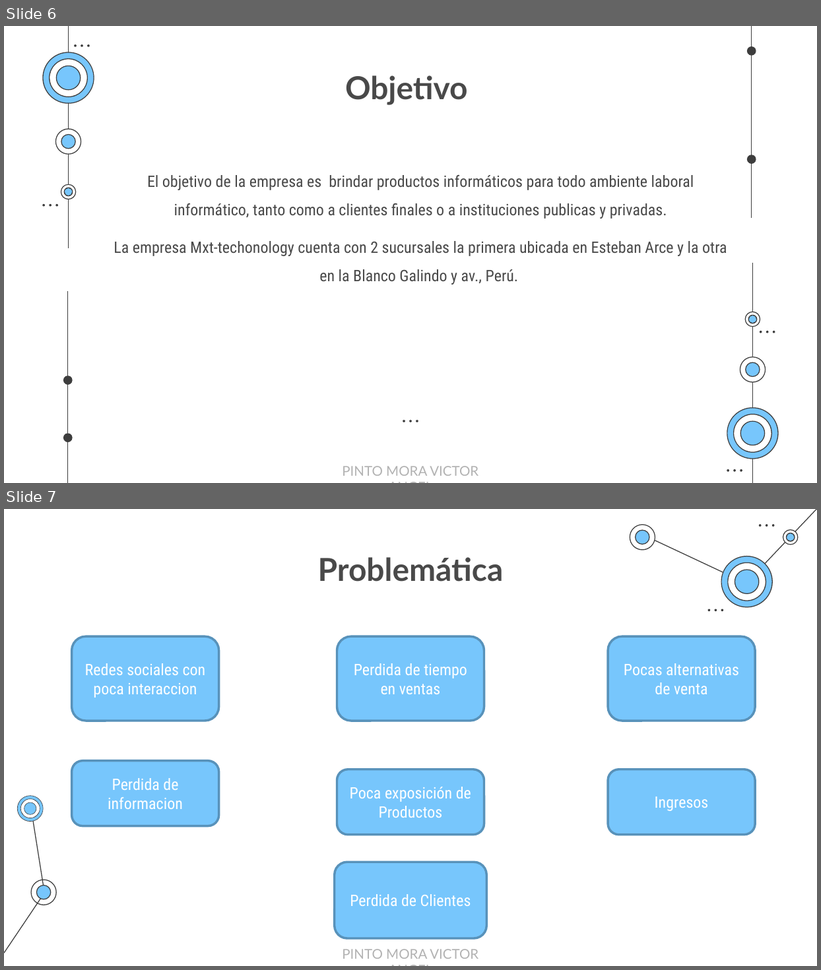
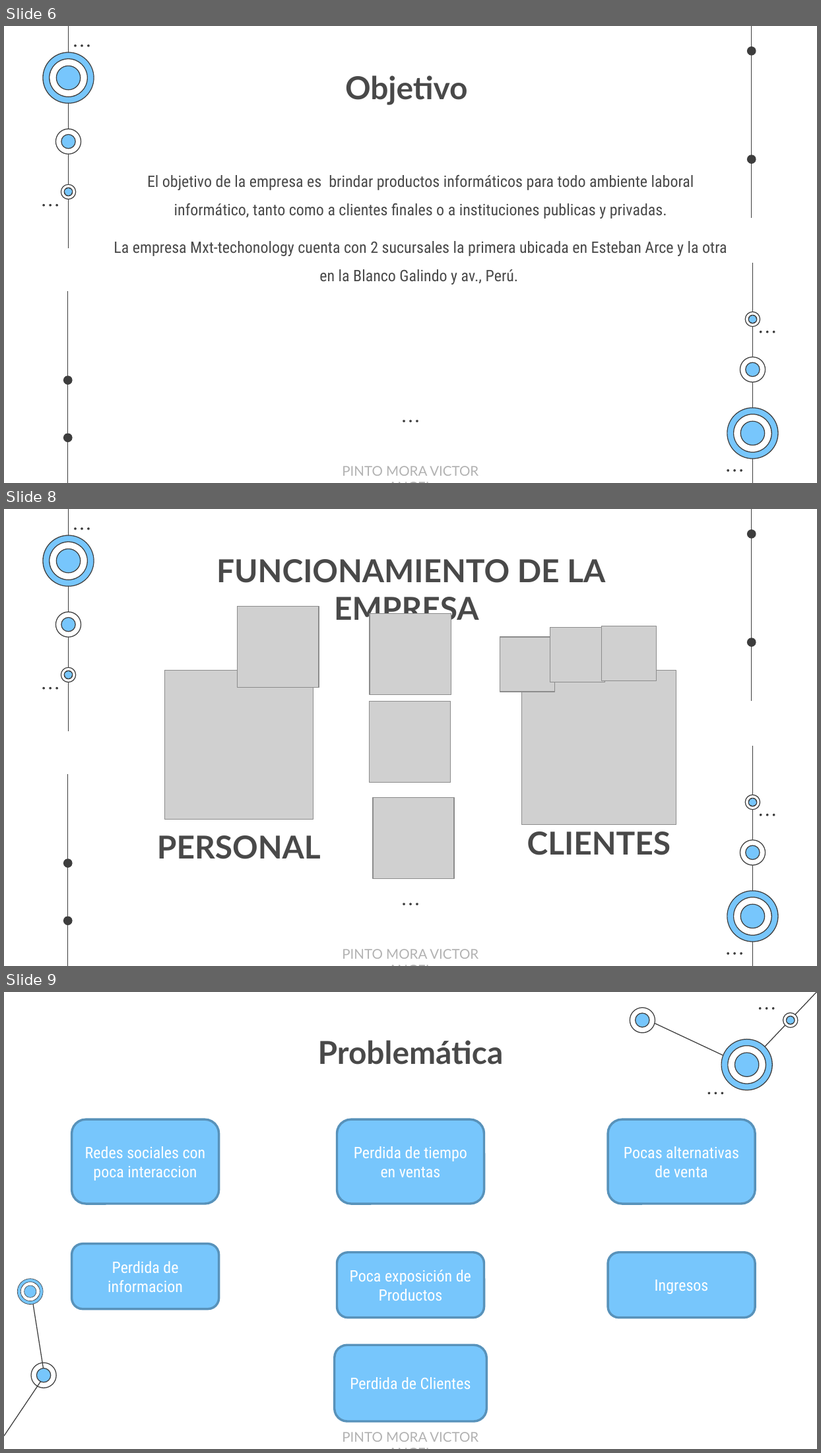
Before and after one commit to EgCooper/Mxt-Technology, a slide deck: Documentacion/Mxt-Technology Presentacion.pptx. Shown one above the other, each under a label of ours: slides 6 and 7 before the commit, slides 6, 8 and 9 after it; the slides between them are not shown. The pictures are 821x970 and 821x1453 pixels, drawn with LibreOffice and Linux fonts; fonts in the diff are those of the drawing; grey boxes stand for pictures. Boxes give left, top, right and bottom in pixels: in the first picture for what was removed or moved away, otherwise in the second. Text is boxed around its words. In the diff, an @@ line names an element or a change of style, - is before the commit and + after.

```diff
--- a/Documentacion/Mxt-Technology Presentacion.pptx
+++ b/Documentacion/Mxt-Technology Presentacion.pptx
@@ slide 8 added at <box>4,509,817,966</box>, background #FFFFFF; not listed: 51 template elements that a slide beside it also shows @@
@@ title added at <box>217,559,605,627</box>, 28 pt, text #494949, bold @@
+FUNCIONAMIENTO DE LA EMPRESA
@@ picture added at <box>238,607,319,688</box> @@
@@ picture added at <box>370,613,451,694</box> @@
@@ picture added at <box>602,626,656,681</box> @@
@@ picture added at <box>500,638,554,692</box> @@
@@ picture added at <box>550,628,605,682</box> @@
@@ picture added at <box>165,671,314,820</box> @@
@@ picture added at <box>522,671,677,825</box> @@
@@ picture added at <box>369,702,450,783</box> @@
@@ picture added at <box>373,797,455,879</box> @@
@@ text added at <box>157,836,321,859</box>, 28 pt, text #494949, bold @@
+PERSONAL
@@ text added at <box>527,832,671,855</box>, 28 pt, text #494949, bold @@
+CLIENTES
@@ text added at <box>342,949,479,959</box>, 12 pt, text #B2B2B2 @@
+PINTO MORA VICTOR ANGEL
@@ what was slide 7 is now slide 9 @@
```
Also in this commit, not shown: 2 slides changed, 1 other slide added.
